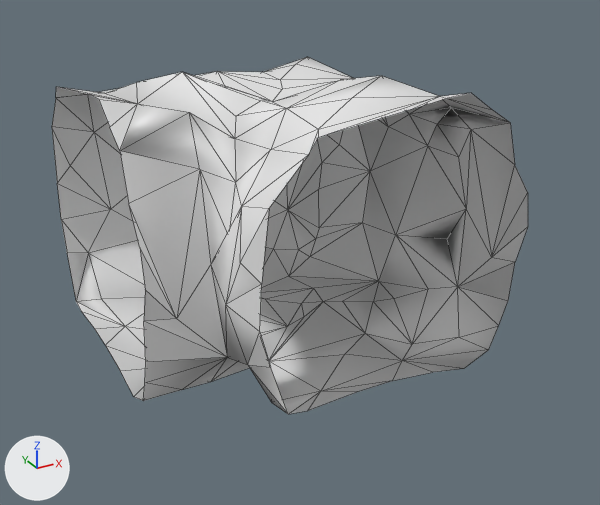
What one commit did to the glTF model Rogue-Robots/Assets/Models/ModularBlocks/LHorizontalConnector_Col.gltf.
The view is the same before and after, from a 50 mm lens placed at (-4.7, -9.09, 6.15), pointed at (0.08, -0.4, 1.8). Lighting does not change. The marker at lower left points along +X, +Y and +Z. Mesh edges are drawn as thin lines. Vertices at the same position are counted once.

The first picture shows 'LHorizontalConnector_Col'.
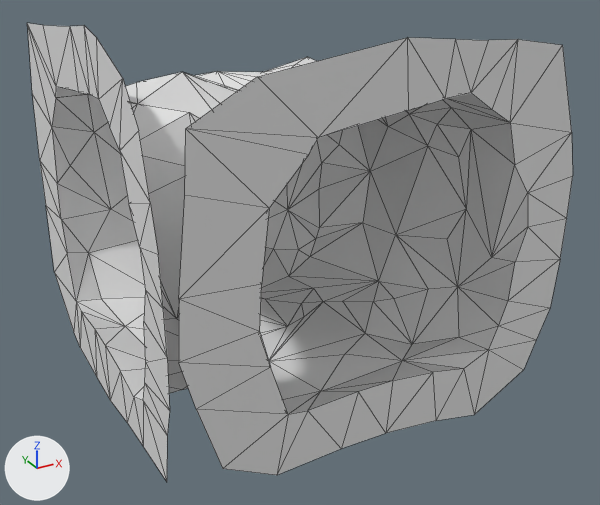
Location of each change, [x1, y1, x2, y2] in pixels of the pictures (600 x 505 px):
'LHorizontalConnector_Col', reshaped (15% wider, 28% taller): before [52, 57, 528, 414]; after [27, 23, 573, 481]
part 1 of me_scene_051, added: after [27, 23, 573, 481]

The change in detail:
me_scene_051 is used by ob_lhorizontalconnector_col; location (0.0, 0.0, 0.0).
me_scene_051 had 160 vertices, 272 faces and spanned x -2.5..1.94, y -2.5..1.62, z 0.73..4.31.
me_scene_051 now has 208 vertices, 368 faces and spans x -2.5..2.56, y -2.5..2.47, z 0.12..4.9.
Part 1, on me_scene_051:
48 vertices are added at x -2.5..2.56, y -2.5..2.47, z 0.12..4.9.
96 new faces join them.
me_scene_051 part 2: the surface is now shaded flat.
